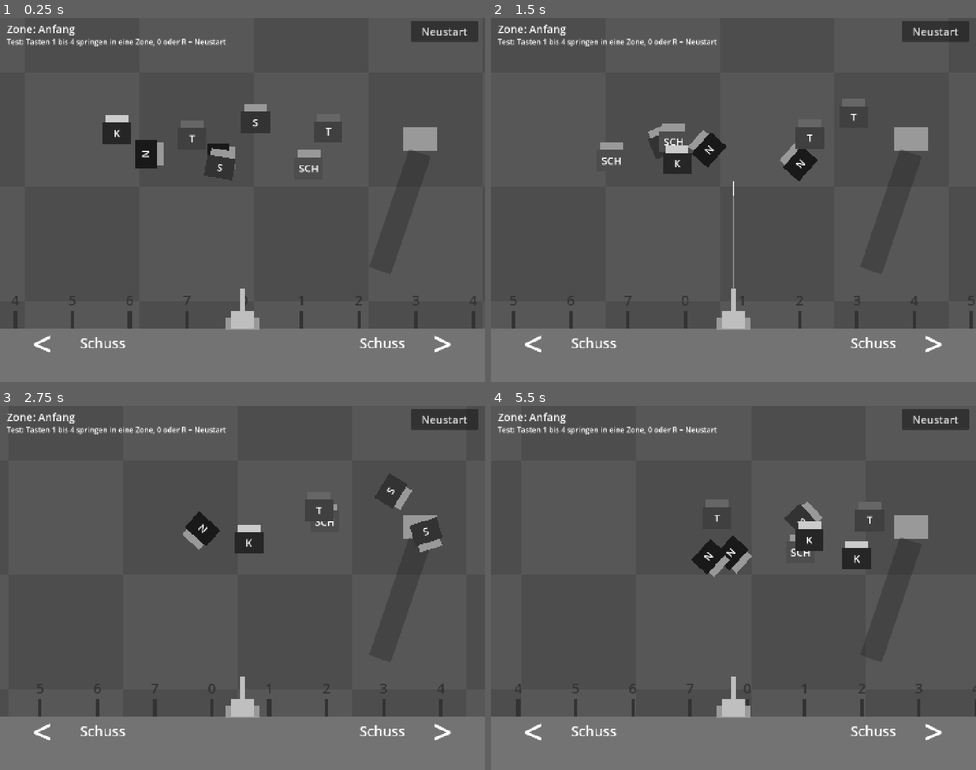
Above: before the commit, frames 1-4 (two rows, left to right).
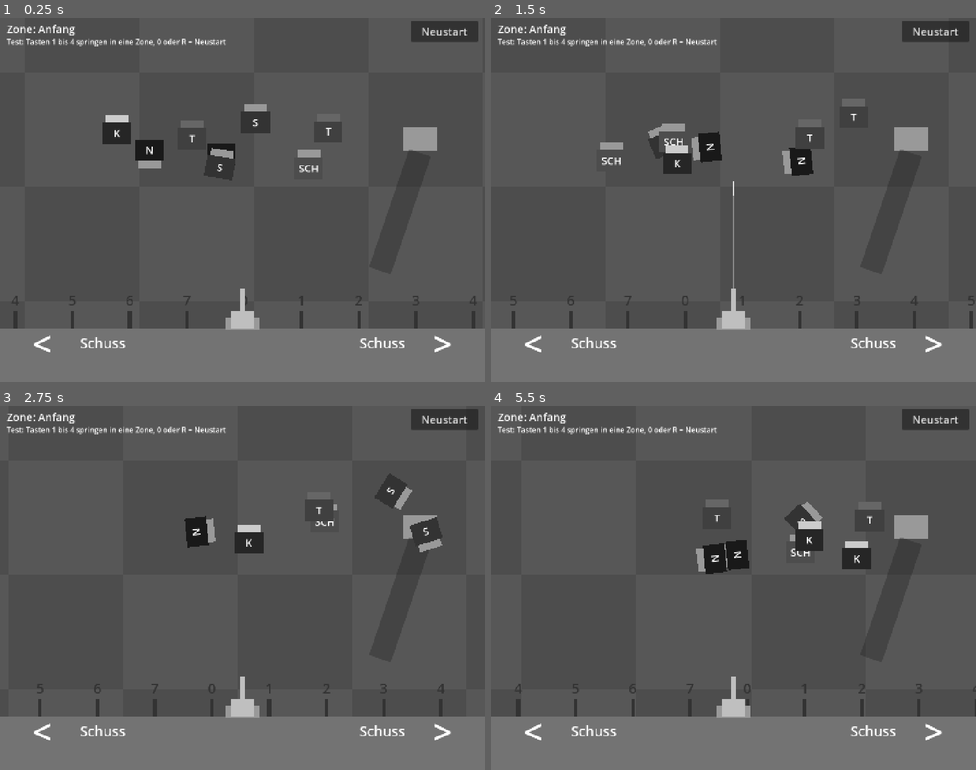
Above: after the commit, the same moments.

Repository: Philipp-Mallmann/fliegen-sind-aliens
Game: Godot game, scene res://szenen/spiel.tscn
Same seed, same stepped clock (60 frames per second), same inputs: the game is played once before the commit and once after it.
Inputs:
- Up to frame 1 (0.25 s): no input
- Up to frame 2 (1.5 s): tap Enter at 0.5 s; hold D (rechts) 0.53-1.28 s; tap R (neustart) at 0.6 s; hold A (links) from 1.28 s (still down); tap Space (schiessen) at 1.35 s
- Up to frame 3 (2.75 s): release A (links) at 2.03 s; hold D (rechts) from 2.03 s (still down); tap 0 at 2.1 s
- Up to frame 4 (5.5 s): tap one key every 0.75 s from 2.85 s: 1 R (neustart) Space (schiessen) 0; release D (rechts) at 3.53 s; hold A (links) from 3.53 s (still down)

The runs differ from the first frame. In frame 1, 0.3% of the frame differs, in the area x 27-49%, y 33-42%; in frame 2, 0.4%; in frame 3, 0.3%; in frame 4, 0.5%, in the area x 41-54%, y 35-47%.

Commit message:
Spass-Test 17: weniger Punkte, normale Fliege mit Bremse, knappe Hindernisse oben
Co-Authored-By: Claude Opus 5.5 <noreply@anthropic.com>

Diff:
--- a/skripte/fliege_normal.gd
+++ b/skripte/fliege_normal.gd
@@ -5,7 +5,7 @@
 # Wie weit die Fliege von ihrer Mitte nach links und nach rechts fliegt, in Pixeln.
 @export var strecke: float = 300.0
 # Wie schnell sich die Fliege um sich selbst dreht, im Bogenmass pro Sekunde. 6.28 ist eine Umdrehung pro Sekunde.
-@export var drehtempo: float = 6.28
+@export var drehtempo: float = 12.56
 # Wie weit die Fliege hoch und runter wippt, in Pixeln.
 @export var wipp_hoehe: float = 50.0
 # Wie schnell sie wippt. 4 heisst: ein Auf und Ab dauert etwa 1,6 Sekunden.
@@ -14,6 +14,12 @@
 @export var langsam_anteil: float = 0.5
 # Wie schnell ihr Tempo schwankt. 1.5 heisst: einmal langsam und wieder schnell dauert etwa 4 Sekunden.
 @export var tempo_wechsel: float = 1.5
+# Alle so viele Sekunden bremst sie kurz zusaetzlich ab.
+@export var bremse_alle: float = 2.0
+# So viele Sekunden dauert dieses Abbremsen.
+@export var bremse_dauer: float = 0.5
+# So schnell ist sie waehrenddessen, als Anteil des Tempos von gerade eben. 0.5 heisst: halb so schnell.
+@export var bremse_anteil: float = 0.5
 
 
 func fliegen(delta: float) -> void:
@@ -21,6 +27,8 @@
 	position.y = grund_y + sin(zeit * wipp_tempo) * wipp_hoehe
 	var welle: float = (sin(zeit * tempo_wechsel) + 1.0) / 2.0
 	var jetzt: float = tempo * lerpf(langsam_anteil, 1.0, welle)
+	if fmod(zeit, bremse_alle) > bremse_alle - bremse_dauer:
+		jetzt = jetzt * bremse_anteil
 	position.x += richtung * jetzt * delta
 	if position.x > mitte_x + strecke:
 		richtung = -1.0
--- a/skripte/hindernis_erzeuger.gd
+++ b/skripte/hindernis_erzeuger.gd
@@ -28,6 +28,12 @@
 # Wo die Spitze liegt und wo das Ende, in Pixeln Hoehe. 15000 ist die Haelfte, 30000 sind 100 Flugkraft (100 x 300 px).
 @export var hoehe_spitze: float = 15000.0
 @export var hoehe_ende: float = 30000.0
+# Ab der Haelfte kommen zusaetzlich knappe Hindernisse. So oft ganz oben bei 100 Flugkraft: 0.5 heisst jedes zweite.
+# An der Haelfte ist es keins, dazwischen gleitend mehr.
+@export var knapp_anteil_oben: float = 0.5
+# Die Warnzeit eines knappen Hindernisses liegt zwischen diesen beiden, in Sekunden.
+@export var knapp_kurz: float = 3.0
+@export var knapp_lang: float = 4.0
 
 # Wie viele Sekunden es noch bis zum naechsten Hindernis dauert.
 var naechstes_in: float = 0.0
@@ -60,6 +66,8 @@
 	var hoehe: float = -kanone.position.y
 	if hoehe < hoehe_spitze:
 		return lerpf(warnzeit_unten, warnzeit_spitze, clampf(hoehe / hoehe_spitze, 0.0, 1.0))
+	if randf() < knapp_anteil_oben * anteil_oben():
+		return randf_range(knapp_kurz, knapp_lang)
 	return lerpf(warnzeit_spitze, warnzeit_ende, anteil_oben())
 
 
--- a/szenen/fliege_scheu.tscn
+++ b/szenen/fliege_scheu.tscn
@@ -8,7 +8,7 @@
 script = ExtResource("1_fliege")
 tempo_langsam = 255.0
 tempo_schnell = 285.0
-flugkraft = 3
+flugkraft = 1
 
 [node name="Fluegel" type="ColorRect" parent="."]
 offset_left = -40.0
--- a/szenen/fliege_schnell.tscn
+++ b/szenen/fliege_schnell.tscn
@@ -8,7 +8,7 @@
 script = ExtResource("1_fliege")
 tempo_langsam = 400.0
 tempo_schnell = 720.0
-flugkraft = 5
+flugkraft = 4
 
 [node name="Fluegel" type="ColorRect" parent="."]
 offset_left = -40.0
--- a/szenen/fliege_teleport.tscn
+++ b/szenen/fliege_teleport.tscn
@@ -8,7 +8,7 @@
 script = ExtResource("1_fliege")
 tempo_langsam = 100.0
 tempo_schnell = 180.0
-flugkraft = 8
+flugkraft = 7
 
 [node name="Fluegel" type="ColorRect" parent="."]
 offset_left = -40.0
Not shown, changed: ERKLAERUNG.md
